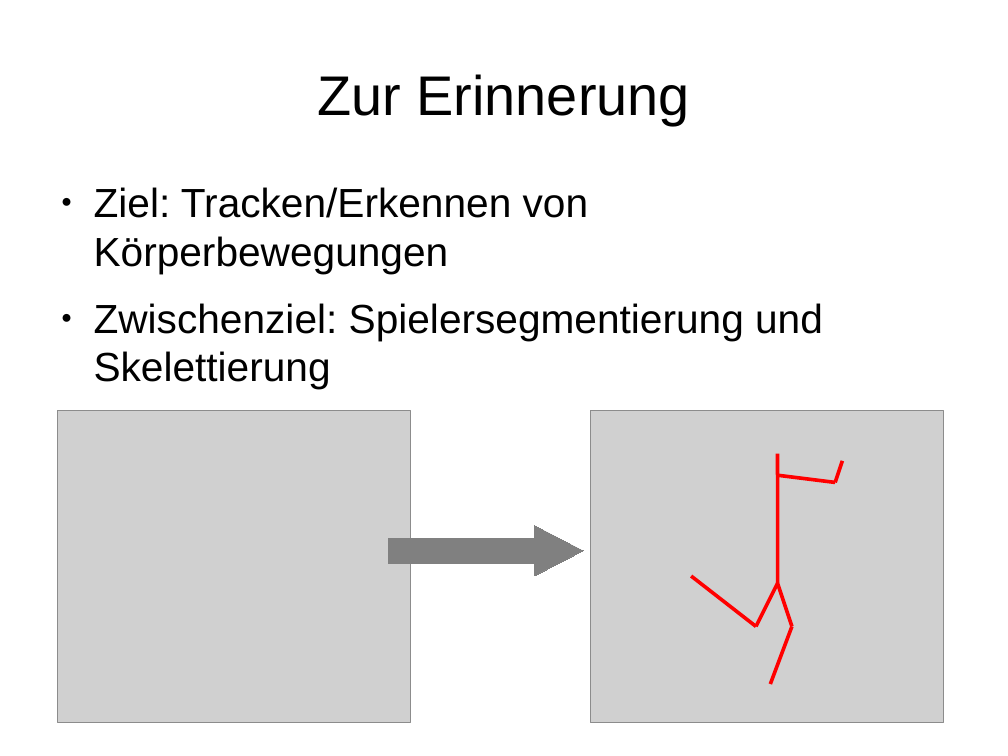
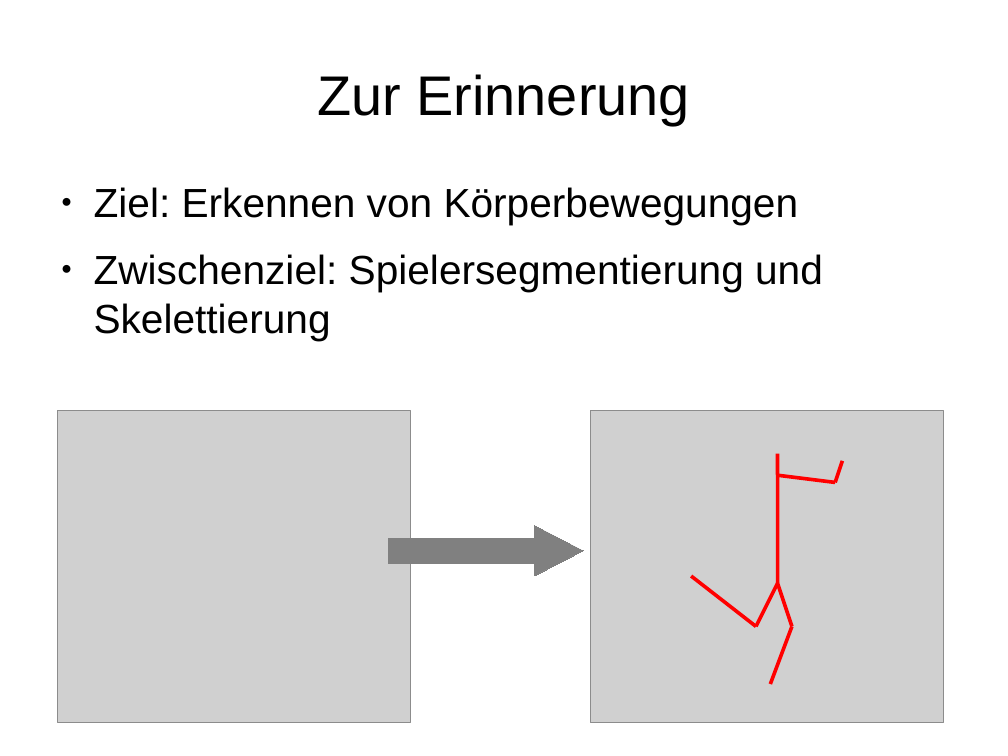
Before and after one commit to sandrellaella/bildverarbeitung, a slide deck: slide 2 of docs/Zwischenstand_1272012.odp. Drawn at 1008x756 pixels with LibreOffice and Linux fonts; fonts in the diff are those of the drawing; grey boxes stand for pictures. Boxes give left, top, right and bottom in pixels: in the first picture for what was removed or moved away, otherwise in the second. Text is boxed around its words. In the diff, an @@ line names an element or a change of style, - is before the commit and + after.

```diff
--- a/docs/Zwischenstand_1272012.odp
+++ b/docs/Zwischenstand_1272012.odp
@@ text at (94,187,799,225): text changed @@
-● Ziel: Tracken/Erkennen von Körperbewegungen
+● Ziel: Erkennen von Körperbewegungen
```
Also in this commit, not shown: 2 other slides changed, 24 other files.
